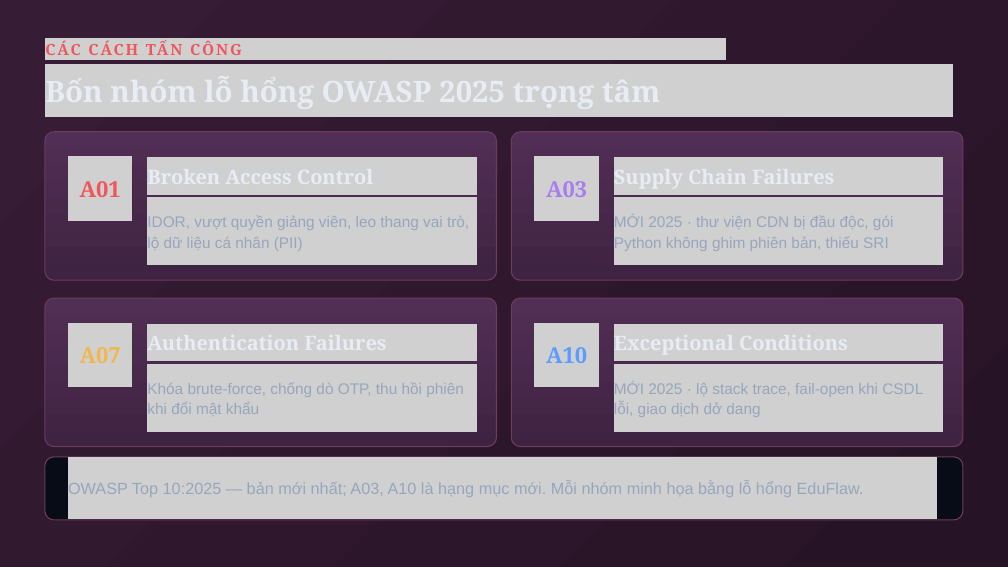
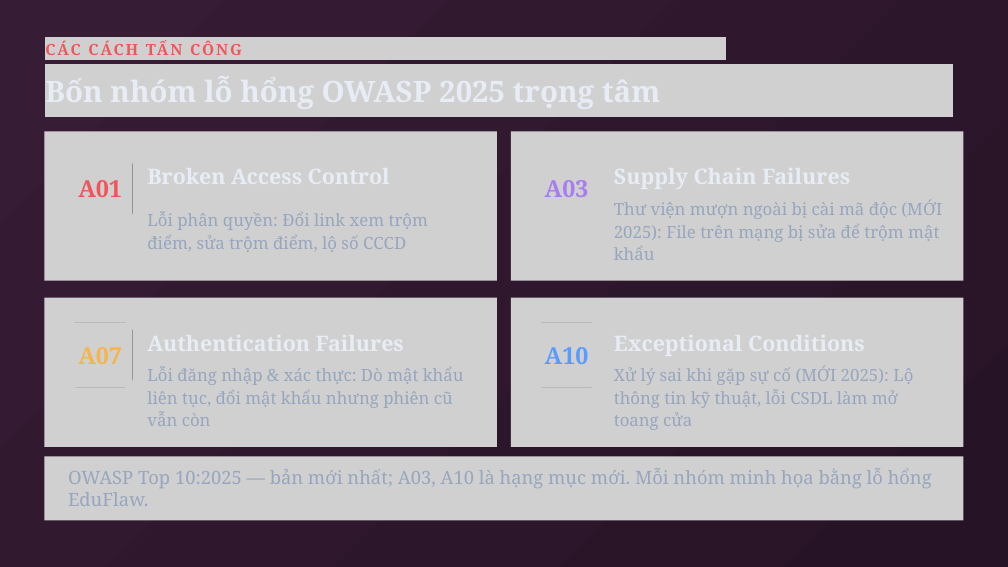
Before and after one commit to Luffyreals/EduFlaw-CSATTT, a slide deck: slide 15 of EduFlaw-OWASP2025.pptx. Drawn at 1008x567 pixels with LibreOffice and Linux fonts; fonts in the diff are those of the drawing; grey boxes stand for pictures. Boxes give left, top, right and bottom in pixels: in the first picture for what was removed or moved away, otherwise in the second. Text is boxed around its words. In the diff, an @@ line names an element or a change of style, - is before the commit and + after.

Commit message:
style(slides): update 86 text blocks in EduFlaw-OWASP2025.pptx to be concise and jargon-free

```diff
--- a/EduFlaw-OWASP2025.pptx
+++ b/EduFlaw-OWASP2025.pptx
@@ picture added at (44,132,497,281) @@
@@ freeform shape removed at (45,132,496,280) @@
@@ freeform shape removed at (511,132,963,280) @@
@@ picture added at (511,132,964,281) @@
@@ picture added at (147,196,477,265) @@
@@ text at (614,200,942,260): text changed; size 22 to 24 pt; font Arial to Noto Serif @@
-MỚI 2025 · thư viện CDN bị đầu độc, gói Python không ghim phiên bản, thiếu SRI
+Thư viện mượn ngoài bị cài mã độc (MỚI 2025): File trên mạng bị sửa để trộm mật khẩu
@@ picture added at (614,196,943,265) @@
@@ text at (147,211,428,252): text changed; size 22 to 24 pt; font Arial to Noto Serif @@
-IDOR, vượt quyền giảng viên, leo thang vai trò, lộ dữ liệu cá nhân (PII)
+Lỗi phân quyền: Đổi link xem trộm điểm, sửa trộm điểm, lộ số CCCD
@@ picture added at (44,298,497,447) @@
@@ freeform shape removed at (45,298,496,447) @@
@@ freeform shape removed at (511,298,963,447) @@
@@ picture added at (511,298,964,447) @@
@@ size 31.5 to 33.5 pt; line spacing 37.8pt to 40.2pt in 4 elements at (78,180,122,197), (545,180,589,197), (78,347,122,364), (545,347,589,364) @@
@@ text at (147,366,464,426): text changed; size 22 to 24 pt; font Arial to Noto Serif @@
-Khóa brute-force, chống dò OTP, thu hồi phiên khi đổi mật khẩu
+Lỗi đăng nhập & xác thực: Dò mật khẩu liên tục, đổi mật khẩu nhưng phiên cũ vẫn còn
@@ picture added at (147,362,477,431) @@
@@ text at (614,366,913,430): text changed; size 22 to 24 pt; font Arial to Noto Serif @@
-MỚI 2025 · lộ stack trace, fail-open khi CSDL lỗi, giao dịch dở dang
+Xử lý sai khi gặp sự cố (MỚI 2025): Lộ thông tin kỹ thuật, lỗi CSDL làm mở toang cửa
@@ picture added at (614,362,943,431) @@
@@ picture added at (44,457,963,521) @@
@@ freeform shape removed at (45,457,963,520) @@
@@ text "OWASP Top 10:2025 — bản ..." at (68,468,932,506): size 23.2 to 26.2 pt, font Arial to Noto Serif; line spacing 27.9pt to 31.5pt @@
```
Also in this commit, not shown: 19 other slides changed, 4 slides added, 4 slides removed.
